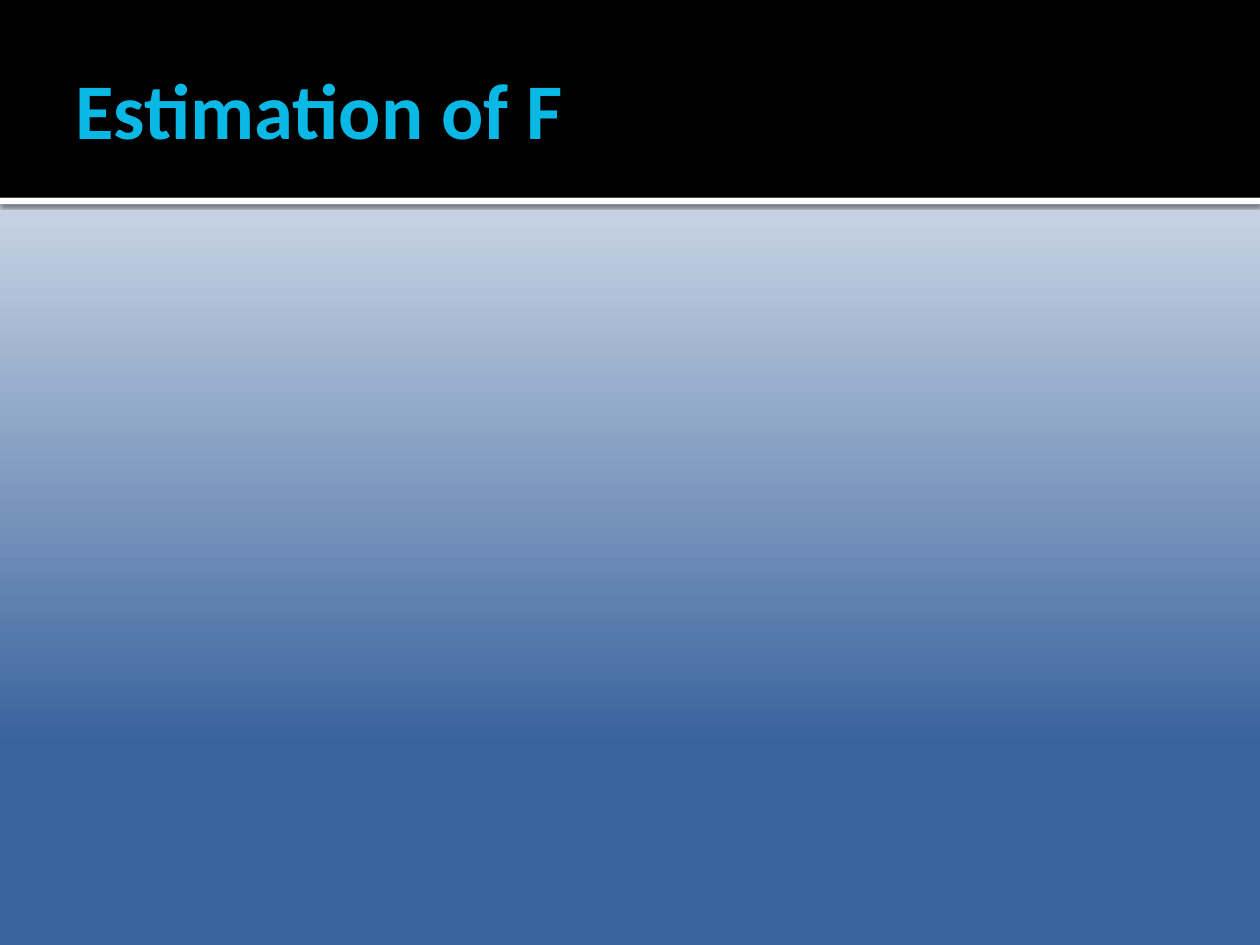
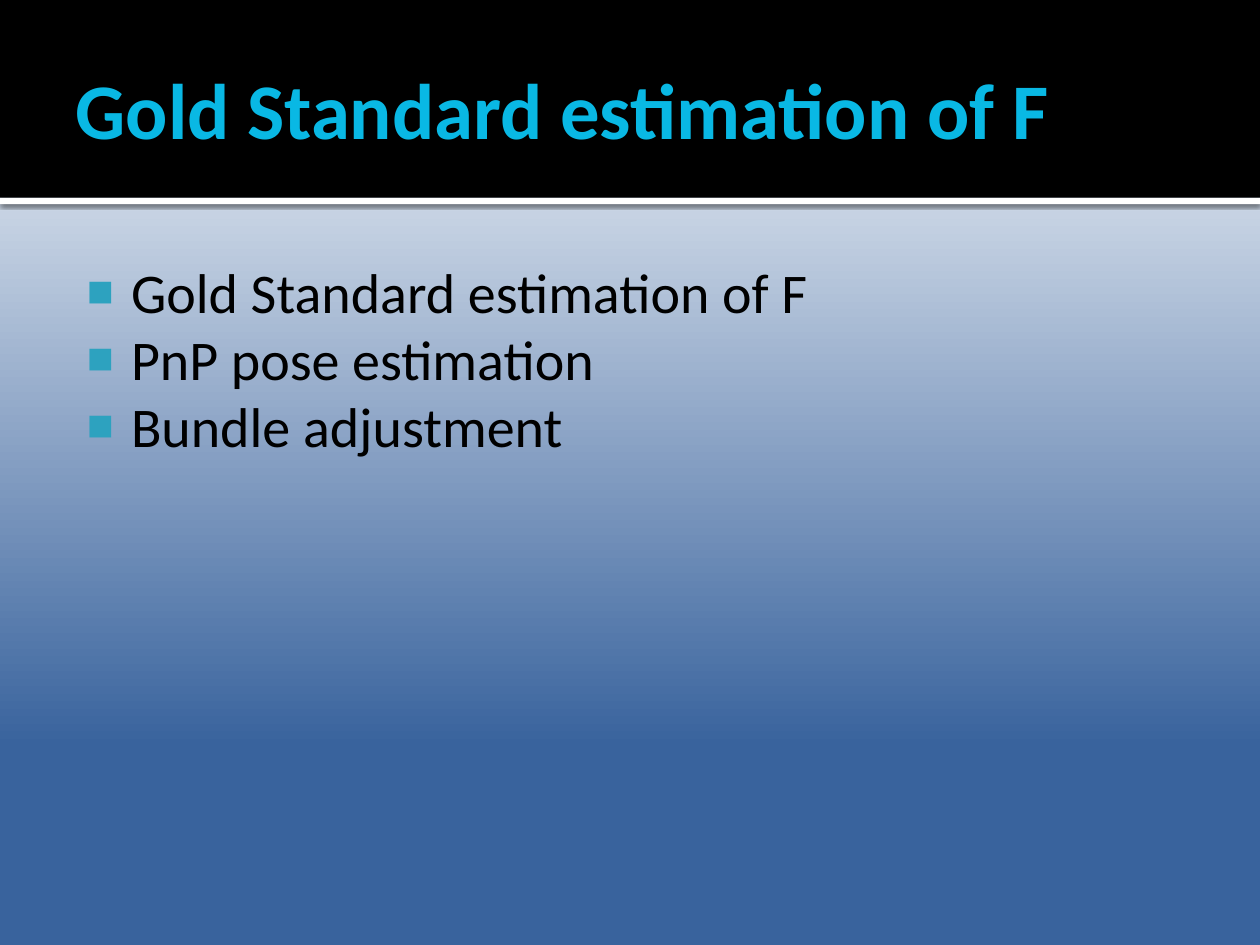
Before and after one commit to Epipolarna/Tracking, a slide deck: slide 8 of 3D Reconstruction/Documentation/TSBB15prez.pptx (slide 7 before the commit). Drawn at 1260x945 pixels with LibreOffice and Linux fonts; fonts in the diff are those of the drawing. Boxes give left, top, right and bottom in pixels: in the first picture for what was removed or moved away, otherwise in the second. Text is boxed around its words. In the diff, an @@ line names an element or a change of style, - is before the commit and + after.

```diff
--- a/3D Reconstruction/Documentation/TSBB15prez.pptx
+++ b/3D Reconstruction/Documentation/TSBB15prez.pptx
@@ title at <box>76,83,1048,140</box>: text changed @@
-Estimation of F
+Gold Standard estimation of F
@@ text added at <box>131,274,807,457</box>, 32 pt, text #000000 @@
+■ Gold Standard estimation of F
+■ PnP pose estimation
+■ Bundle adjustment
```
Also in this commit, not shown: 2 other slides changed, 2 slides added.
